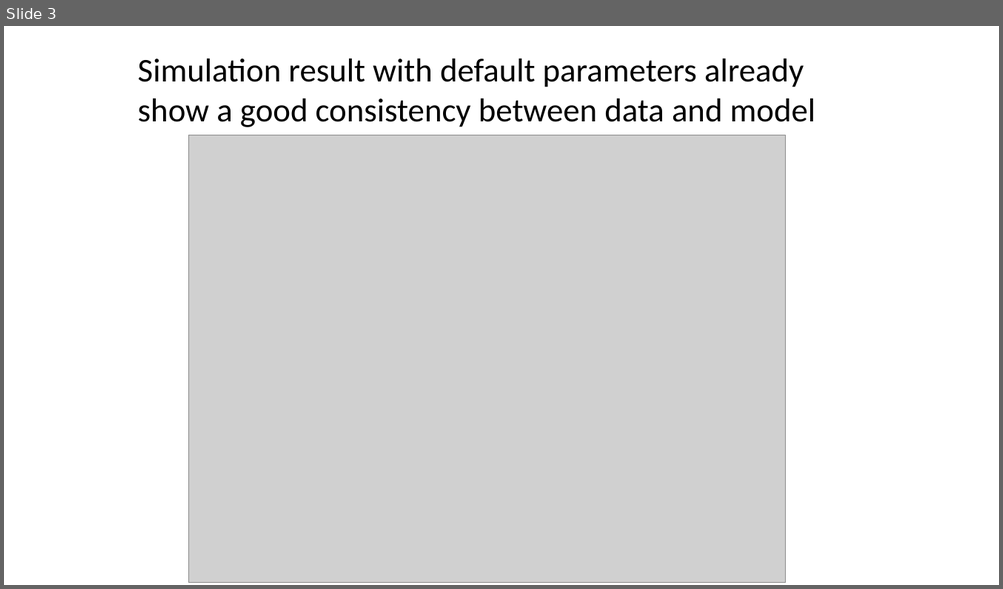
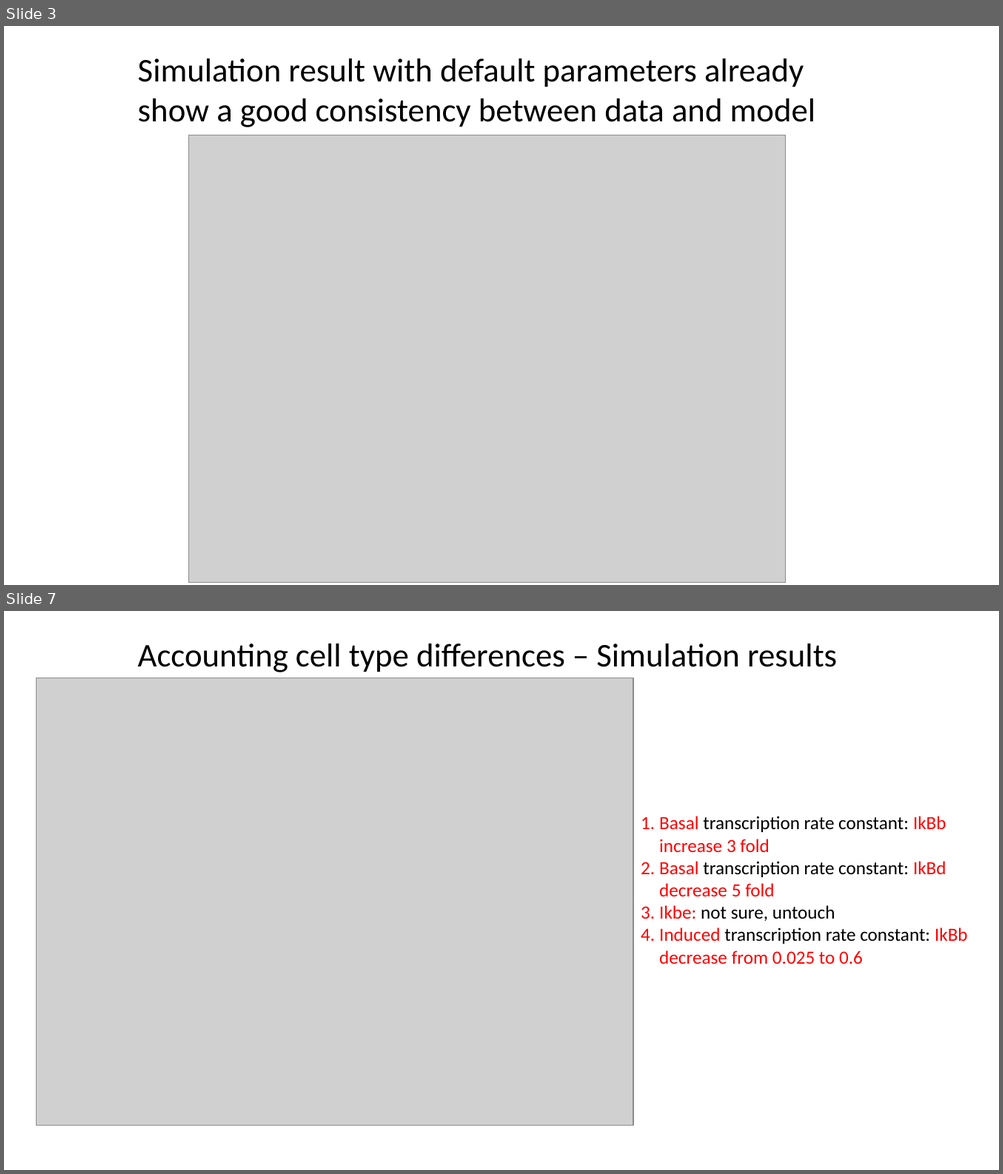
Before and after one commit to biomystery/tnf_ikbd_nfkb_model, a slide deck: doc/2016-06-10_L929cell-fit.pptx. Shown one above the other, each under a label of ours: slide 3 before the commit, slides 3 and 7 after it; the slides between them are not shown. The pictures are 1003x589 and 1003x1174 pixels, drawn with LibreOffice and Linux fonts; fonts in the diff are those of the drawing; grey boxes stand for pictures. Boxes give left, top, right and bottom in pixels: in the first picture for what was removed or moved away, otherwise in the second. Text is boxed around its words. In the diff, an @@ line names an element or a change of style, - is before the commit and + after.

Commit message:
accounting the cell type specific data

```diff
--- a/doc/2016-06-10_L929cell-fit.pptx
+++ b/doc/2016-06-10_L929cell-fit.pptx
@@ slide 7 added at [4, 611, 999, 1170], background #FFFFFF @@
@@ text added at [138, 644, 836, 672], 32 pt, text #000000 @@
+Accounting cell type differences – Simulation results
@@ picture added at [36, 678, 633, 1126] @@
@@ text added at [659, 816, 967, 965], 18 pt, text #000000 @@
+1. Basal transcription rate constant: IkBb increase 3 fold
+2. Basal transcription rate constant: IkBd decrease 5 fold
+3. Ikbe: not sure, untouch
+4. Induced transcription rate constant: IkBb decrease from 0.025 to 0.6
```
Also in this commit, not shown: 1 slide changed, 2 other slides added, 7 other files.
